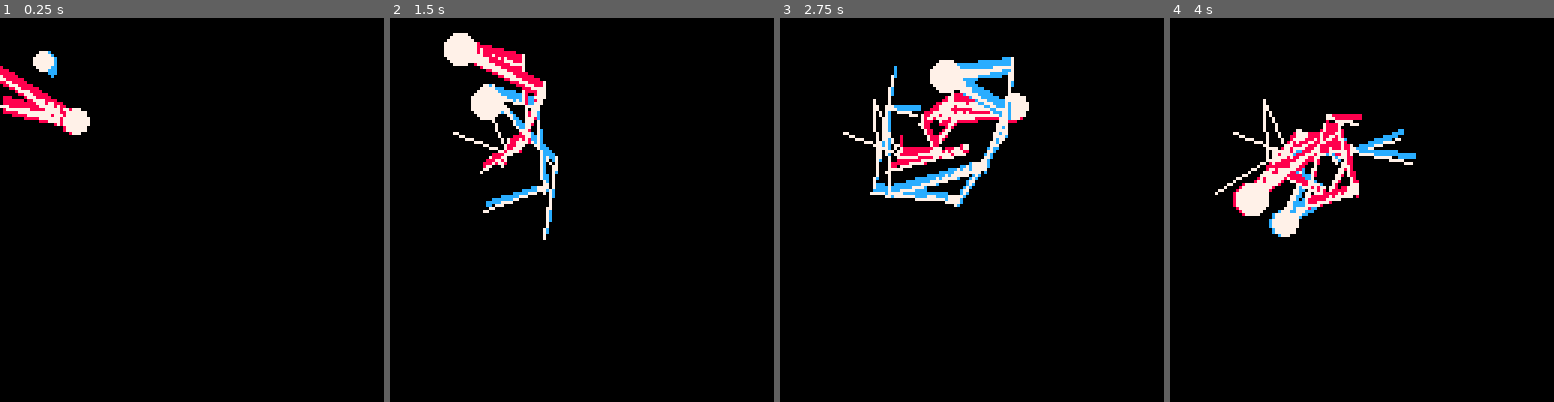
Above: before the commit, frames 1-4 (left to right).
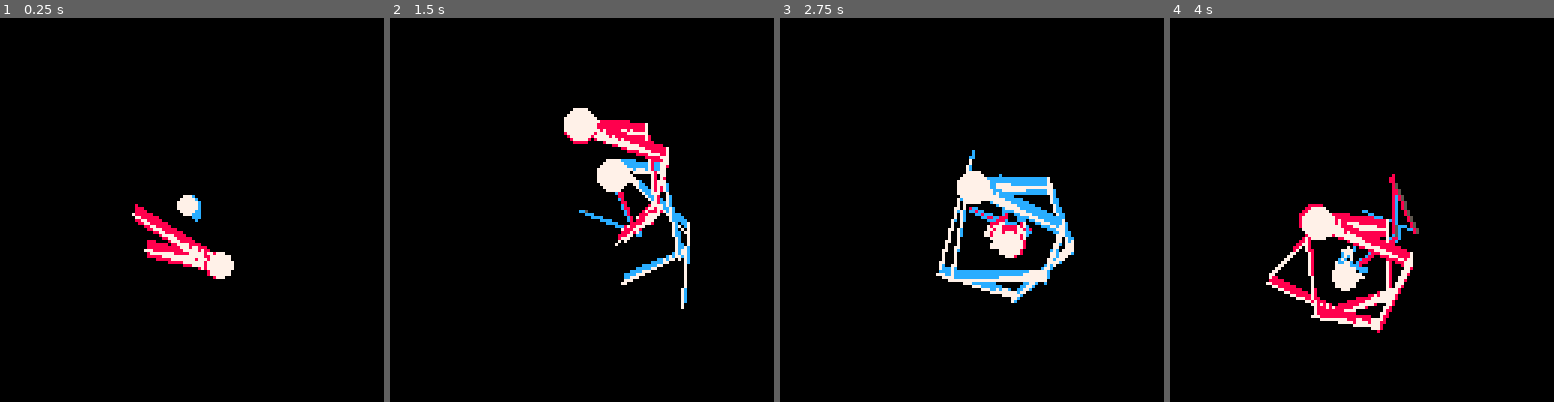
Above: after the commit, the same moments.

Repository: darabos/pico-8-projects
Game: PICO-8 cartridge zappery.p8
The game is run twice, just before and just after one commit, with the same random seed, the same clock (stepped at 60 frames per second) and the same inputs.
Inputs:
- Up to frame 1 (0.25 s): no input
- Up to frame 2 (1.5 s): tap X (X key) at 0.33, 1.07 s
- Up to frame 3 (2.75 s): hold Right 1.6-2.1 s; tap X (X key) at 1.85 s; hold Up 2.15-2.42 s; hold Right from 2.47 s (still down)
- Up to frame 4 (4 s): tap X (X key) at 2.97 s; release Right at 3.03 s; hold Left 3.08-3.58 s; hold Down 3.63-3.97 s

The runs differ from the first frame. In frame 1, 4.3% of the frame differs, in the area x 0-61%, y 8-68%; in frame 2, 9.9%; in frame 3, 12%, in the area x 16-77%, y 10-75%; in frame 4, 11%.

Commit message:
Forgot what I was doing here.

Diff:
--- a/zappery.p8
+++ b/zappery.p8
@@ -52,14 +52,12 @@
 cx,cy=0,0
 menu=false
 function _draw()
- if (cx+28<b.tx) cx+=1
- if (cx+100>b.tx) cx-=1
- if (cy+28<b.ty) cy+=1
- if (cy+100>b.ty) cy-=1
- camera(cx,cy)
+ if (cx-40<b.tx) cx+=1
+ if (cx+40>b.tx) cx-=1
+ if (cy-40<b.ty) cy+=1
+ if (cy+40>b.ty) cy-=1
+ camera(cx-64,cy-64)
  cls()
- b:draw()
- b2:draw()
  if menu then
 	 for o in all(b.ops)do
    o.x+=1
@@ -71,26 +69,39 @@
   la+=rotationspeed*dt-0.5
   lx+=balldistance*cos(la)
   ly+=balldistance*sin(la)
-  line(olx,oly,lx,ly)
+  line(olx,oly,lx,ly,5)
+  for bn in all({b,b2}) do
+   for d=10,30,10 do
+    if close(lx-bn.x,ly-bn.y,d) then
+     line(olx+1-2*rnd(),oly+1-2*rnd(),lx+1-2*rnd(),ly+1-2*rnd(),bn.c)
+    end
+   end
+  end
  end
+ b.tx=lx
+ b.ty=ly
+ b:draw()
+ b2:draw()
+end
+function close(dx,dy,d)
+ return abs(dx)<d and abs(dy)<d
 end
 creating=true
 rotationspeed=0.02
 balldistance=20
 lastswap=0
+prevgap=0
 track={}
 function _update60()
  t+=1
- if(btn(⬅️))b.tx-=1
- if(btn(➡️))b.tx+=1
- if(btn(⬆️))b.ty-=1
- if(btn(⬇️))b.ty+=1
  if btnp(❎) then
   b,b2=b2,b
-  if creating then
-   add(track,t-lastswap)
-   lastswap=t
-  end
+  local dt=t-lastswap
+  if (creating) add(track,dt)
+  if (t>14400) t-=14400
+  lastswap=t
+  print(dt<prevgap*0.7 and "\ai6c1" or dt>prevgap*1.3 and "\ai1c2" or "\ai1c1")
+  prevgap=dt
  end
  a=atan2(b2.tx-b.tx,b2.ty-b.ty)
  a+=rotationspeed
@@ -99,10 +110,21 @@
  b2.x=b2.tx
  b2.y=b2.ty
 end
-__gfx__
-00000000000000000000000000000000000000000000000000000000000000000000000000000000000000000000000000000000000000000000000000000000
-00000000000000000000000000000000000000000000000000000000000000000000000000000000000000000000000000000000000000000000000000000000
-00700700000000000000000000000000000000000000000000000000000000000000000000000000000000000000000000000000000000000000000000000000
-00077000000000000000000000000000000000000000000000000000000000000000000000000000000000000000000000000000000000000000000000000000
-00077000000000000000000000000000000000000000000000000000000000000000000000000000000000000000000000000000000000000000000000000000
-00700700000000000000000000000000000000000000000000000000000000000000000000000000000000000000000000000000000000000000000000000000
+--[[
+tolerance=3
+function fixtiming(track)
+-- if (true) return track
+ local counts={}
+ for t in all(track) do
+  counts[t]=(counts[t] or 0)+1
+ end
+ local corrected={}
+ for t in all(track) do
+  for i=1,tolerance do
+   if (counts[t+1]or 0>counts[t]) t+=1
+	  if (counts[t-1]or 0>counts[t]) t-=1
+  end
+  add(corrected,t)
+ end
+ return corrected
+end]]
